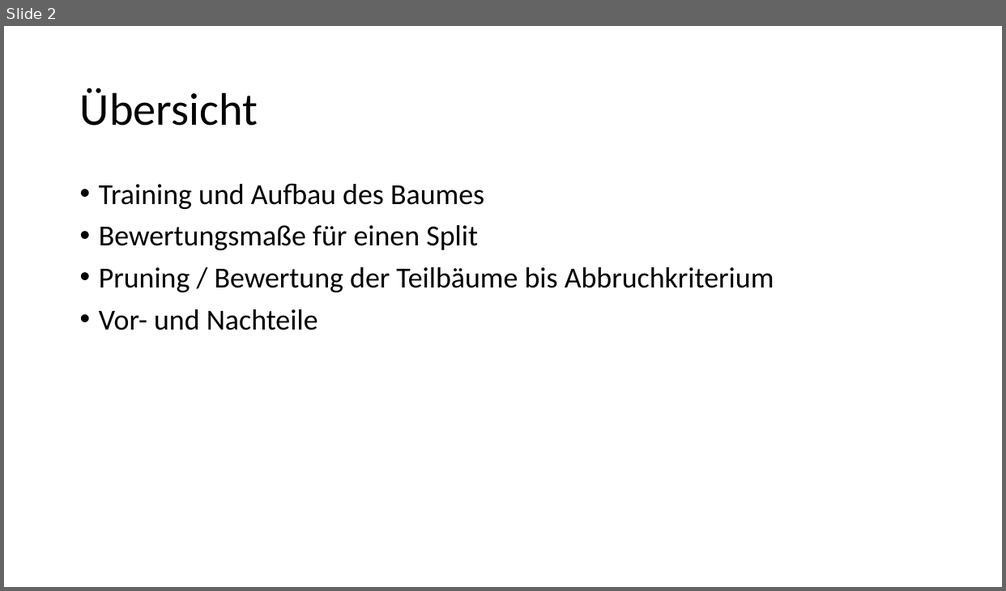
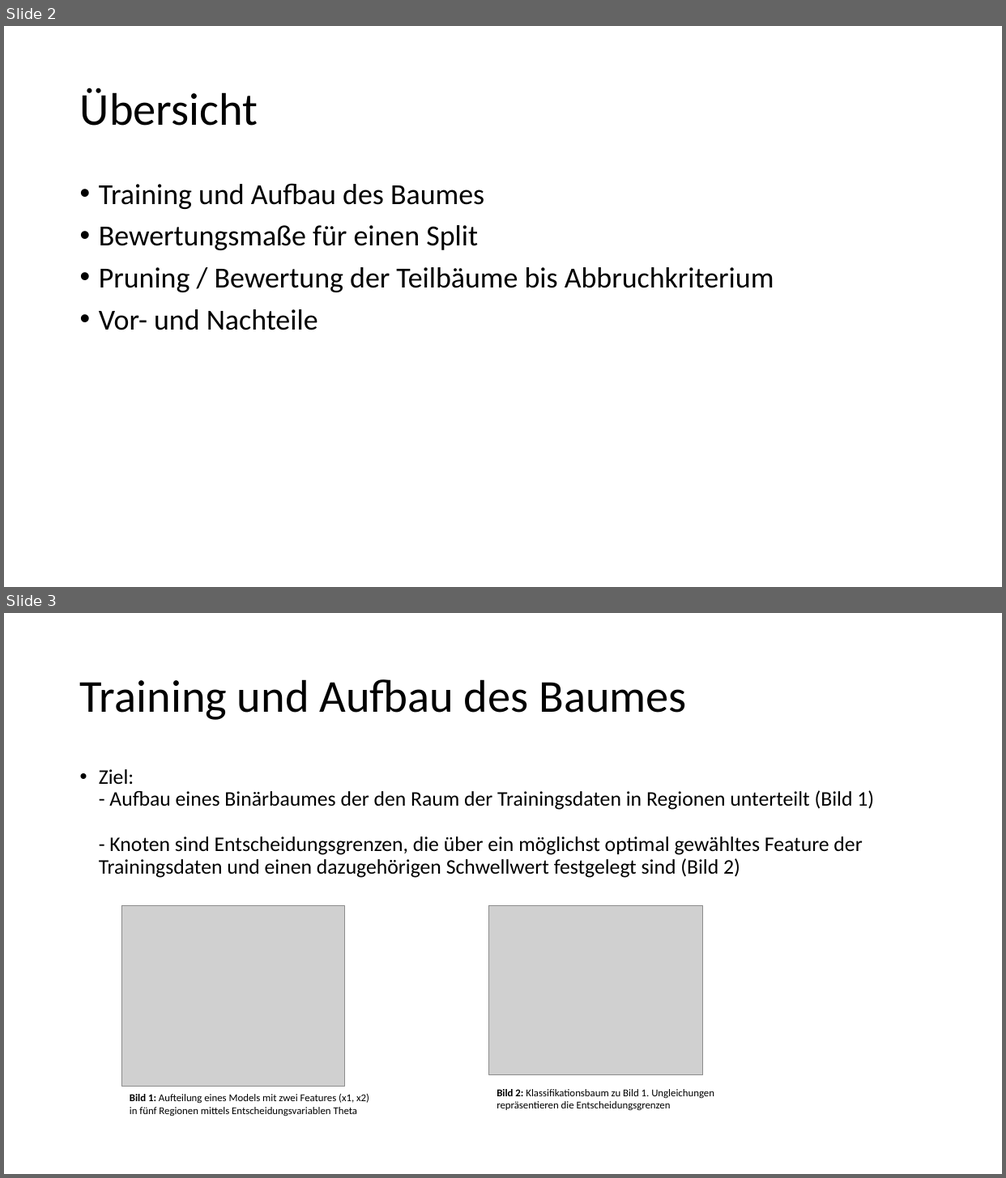
Before and after one commit to MichaelisMenden/Mustererkennung, a slide deck: Aufgabe 3/CART_Gruppe6_Burger,Baron,Linder,Wimmer.ppt. Shown one above the other, each under a label of ours: slide 2 before the commit, slides 2 and 3 after it. The pictures are 1006x591 and 1006x1178 pixels, drawn with LibreOffice and Linux fonts; fonts in the diff are those of the drawing; grey boxes stand for pictures; background and template pictures are left out. Boxes give left, top, right and bottom in pixels: in the first picture for what was removed or moved away, otherwise in the second. Text is boxed around its words. In the diff, an @@ line names an element or a change of style, - is before the commit and + after.

Commit message:
update ppt "Training und Aufbau des Baumes"

```diff
--- a/Aufgabe 3/CART_Gruppe6_Burger,Baron,Linder,Wimmer.ppt
+++ b/Aufgabe 3/CART_Gruppe6_Burger,Baron,Linder,Wimmer.ppt
@@ slide 3 added at [4, 613, 1002, 1174], background #FFFFFF @@
@@ title added at [80, 679, 687, 720], 44 pt, text #000000 @@
+Training und Aufbau des Baumes
@@ text added at [99, 769, 874, 878], 20 pt, text #000000 @@
+• Ziel:
+  - Aufbau eines Binärbaumes der den Raum der Trainingsdaten in Regionen unterteilt (Bild 1)
+  - Knoten sind Entscheidungsgrenzen, die über ein möglichst optimal gewähltes Feature der Trainingsdaten und einen dazugehörigen Schwellwert festgelegt sind (Bild 2)
@@ picture added at [121, 905, 344, 1086] @@
@@ picture added at [488, 906, 703, 1076] @@
@@ text added at [130, 1094, 369, 1117], 10 pt, text #000000 @@
+Bild 1: Aufteilung eines Models mit zwei Features (x1, x2)
+in fünf Regionen mittels Entscheidungsvariablen Theta
@@ text added at [496, 1089, 714, 1110], 10 pt, text #000000 @@
+Bild 2: Klassifikationsbaum zu Bild 1. Ungleichungen
+repräsentieren die Entscheidungsgrenzen
```
Also in this commit, not shown: 2 slides changed.
